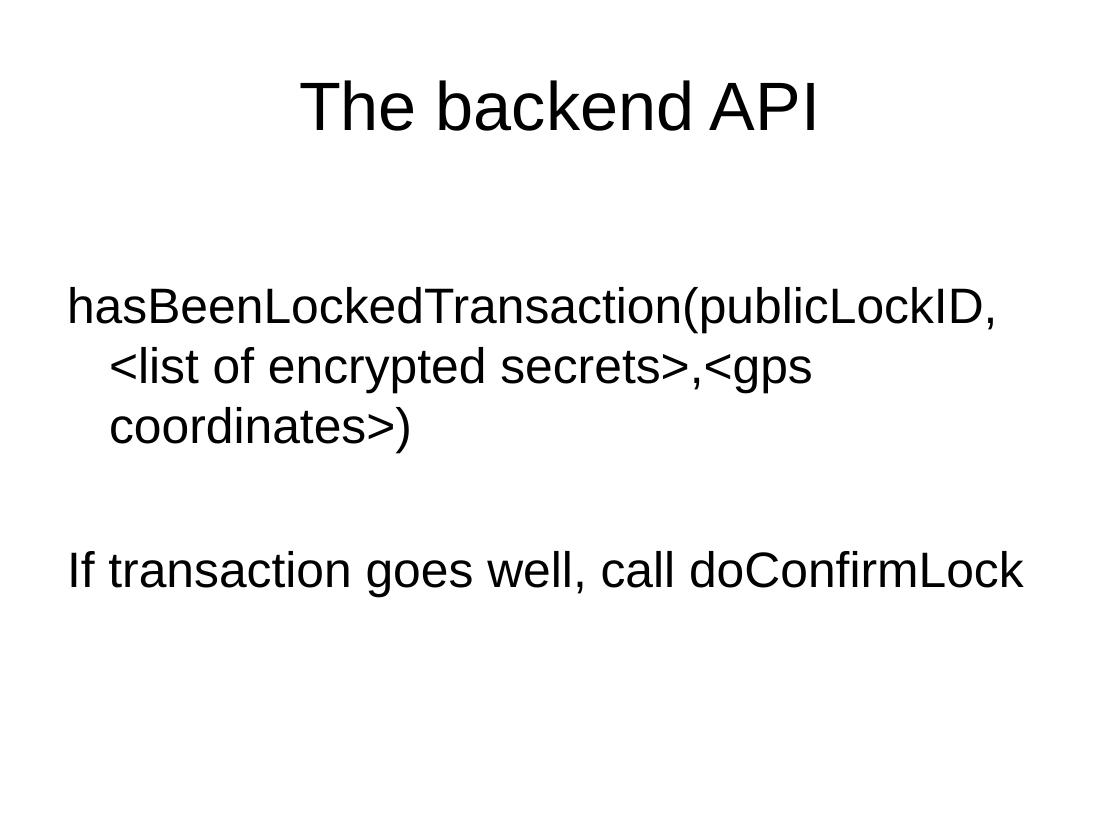
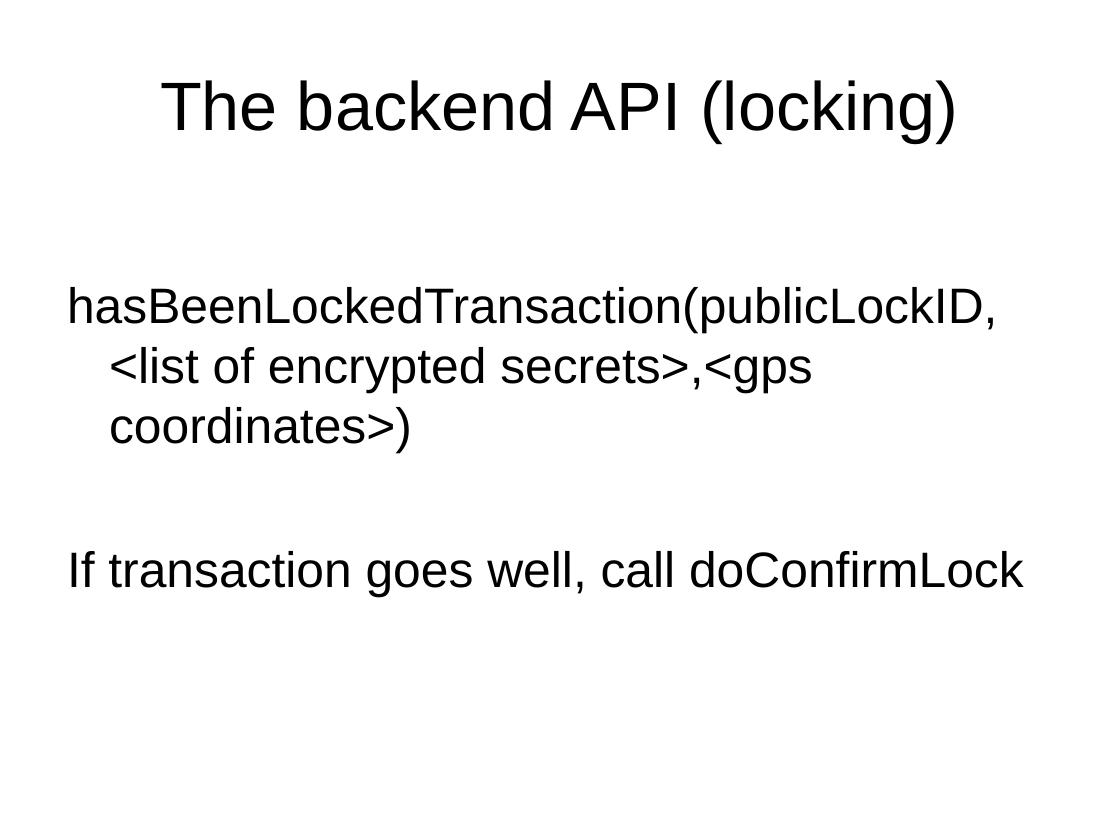
Before and after one commit to blockTeamhackathon/documents, a slide deck: slide 12 of B’Lock.ppt (slide 8 before the commit). Drawn at 1120x840 pixels with LibreOffice and Linux fonts; fonts in the diff are those of the drawing. Boxes give left, top, right and bottom in pixels: in the first picture for what was removed or moved away, otherwise in the second. Text is boxed around its words. In the diff, an @@ line names an element or a change of style, - is before the commit and + after.

```diff
--- a/B’Lock.ppt
+++ b/B’Lock.ppt
@@ title at [160,80,959,143]: text changed @@
-The backend API
+The backend API (locking)
```
Also in this commit, not shown: 5 other slides changed, 4 slides added.
